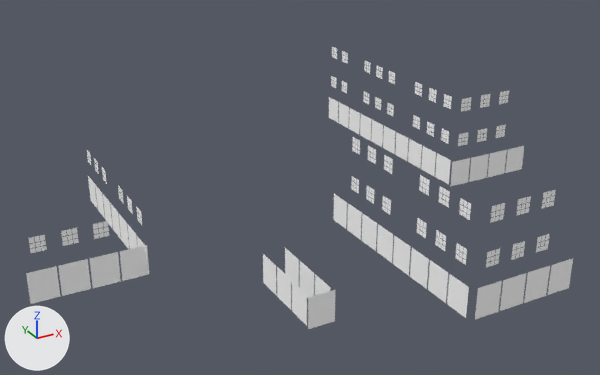
What one commit did to the OBJ model Games/GuruttoWorld/Assets/Models/StreetJourney/Baked/Block-1-15.obj.
One viewpoint serves both versions: a camera (50 mm lens) standing at (-20.9, -2.9, 28.6) and looking at (7.2, 48.3, 3.0). Every picture has the same lights, and +X, +Y and +Z are marked at lower left. The older version comes first. Where no turn or scale is listed for an object, it has been applied to the vertices.

The scene before the commit, as lines of its bpy script (objects in view):
```python
me_block_1_15 = bpy.data.meshes.new('Block-1-15')
me_block_1_15.from_pydata(...)  # 1940 vertices, 970 faces; spans x -13.9..28.9, y 30.2..67.4, z 0.6..8.2
me_block_1_15.materials.append(mat_white)  # white #ffffff
ob_block_1_15 = bpy.data.objects.new('Block-1-15', me_block_1_15)
ob_block_1_15.location = (0.0, 0.0, 0.0)
```
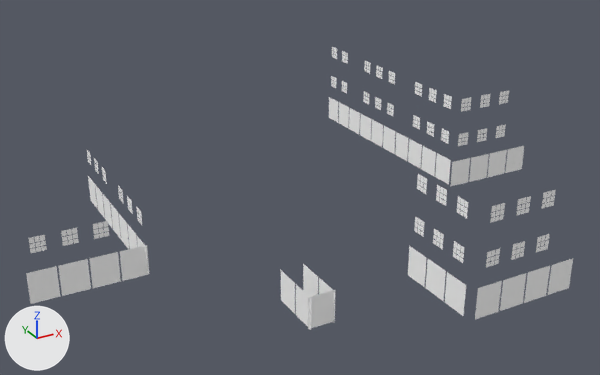
Pixel boxes [x1, y1, x2, y2] of what changed, in the pictures (600 x 375 px; the box of a moved part takes in the faces that stretch with it):
'Block-1-15', reshaped
    before: [26, 47, 573, 329]
    after: [26, 47, 573, 330]
part 1 of me_block_1_15, moved or reshaped
    before: [292, 281, 307, 326]
    after: [296, 284, 311, 330]
part 2 of me_block_1_15, moved or reshaped
    before: [277, 267, 291, 310]
    after: [281, 270, 295, 314]
part 3 of me_block_1_15, moved or reshaped
    before: [315, 274, 331, 295]
    after: [319, 278, 335, 322]
part 4 of me_block_1_15, moved or reshaped
    before: [300, 261, 314, 298]
    after: [303, 264, 318, 297]
part 5 of me_block_1_15, moved or reshaped
    before: [447, 273, 469, 318]
    after: [445, 272, 466, 316]
part 6 of me_block_1_15, moved or reshaped
    before: [428, 260, 448, 303]
    after: [426, 259, 446, 301]
part 7 of me_block_1_15, deleted
    before: [263, 137, 429, 296]
part 8 of me_block_1_15, moved or reshaped
    before: [423, 179, 471, 265]
    after: [408, 174, 468, 287]

Edits to the bpy script that builds the scene:
```text
Change me_block_1_15:
    used by ob_block_1_15; location = (0.0, 0.0, 0.0)
    remove me_block_1_15.from_pydata(...)  # 1940 vertices, 970 faces; spans x -13.9..28.9, y 30.2..67.4, z 0.6..8.2
    add me_block_1_15.from_pydata(...)  # 1696 vertices, 848 faces; spans x -13.9..28.9, y 30.2..67.4, z 0.6..8.2
    me_block_1_15 part 1: the loose piece of 4 vertices spanning x 0.2, y 34.6..36.4, z 0.6..2.8 is moved by (0.0, -0.5, 0.0)
    me_block_1_15 part 2: the loose piece of 4 vertices spanning x 0.2, y 36.6..38.4, z 0.6..2.8 is moved by (0.0, -0.5, 0.0)
    me_block_1_15 part 3: the loose piece of 4 vertices spanning x 1.8, y 34.6..36.4, z 0.6..2.8 is moved by (0.0, -0.5, 0.0)
    me_block_1_15 part 4: the loose piece of 4 vertices spanning x 1.8, y 36.6..38.4, z 0.6..2.8 is moved by (0.0, -0.5, 0.0)
    me_block_1_15 part 5: the loose piece of 4 vertices spanning x 9.2, y 30.6..32.4, z 0.6..2.8 is moved by (0.0, 0.2, 0.0)
    me_block_1_15 part 6: the loose piece of 4 vertices spanning x 9.2, y 32.6..34.4, z 0.6..2.8 is moved by (0.0, 0.2, 0.0)
    me_block_1_15 part 7: 74 loose pieces with 296 vertices, spanning x 0.2..9.2, y 34.6..46.4, z 0.6..8.2, are deleted
    me_block_1_15 part 8: 54 vertices moved from x 9.2, y 31.0..35.3, z 4.1..8.2 to x 9.2, y 31.3..35.6, z 4.1..8.2; 18 vertices removed from x 9.2, y 31.0..35.0, z 4.1..8.2; 70 vertices added at x 9.2, y 31.6..36.7, z 0.6..8.2
    other edits to the shape of me_block_1_15 do not show in these pictures
```
